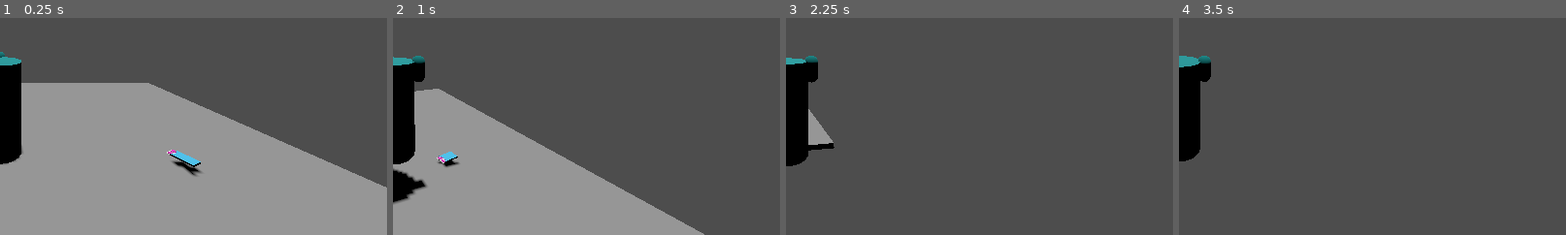
Above: before the commit, frames 1-4 (left to right).
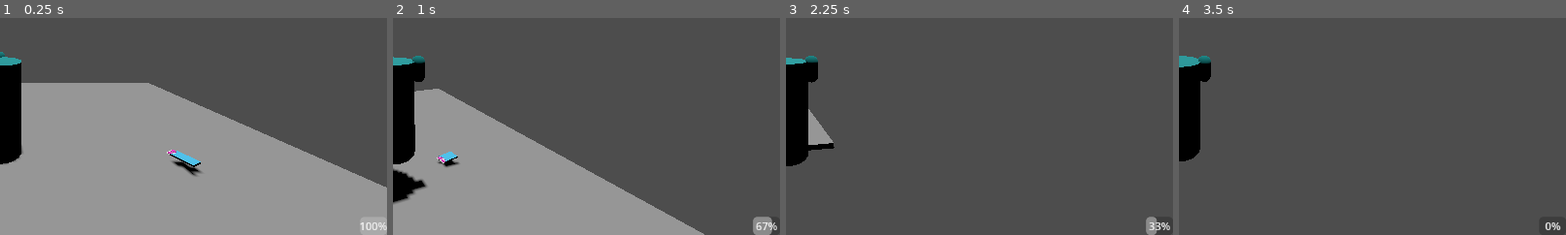
Above: after the commit, the same moments.

Repository: audreyssu/GGJ-2025-BubblegumPlatformer
Game: Godot game, scene res://scenes/world_root.tscn
The game is run twice, just before and just after one commit, with the same random seed, the same clock (stepped at 60 frames per second) and the same inputs.
Inputs (mouse positions are % of the whole screen's width and height, from its top left):
- Up to frame 1 (0.25 s): no input
- Up to frame 2 (1 s): move the mouse to (55, 50) at 0.52 s; hold D (p_right) from 0.53 s (still down); click (55, 50) at 0.6 s; tap Space (p_jump) at 0.77 s
- Up to frame 3 (2.25 s): move the mouse to (45, 50) at 1.27 s; release D (p_right) at 1.28 s; hold S (p_backward) 1.28-2.03 s; click (45, 50) at 1.35 s; tap Space (p_jump) at 1.52 s; move the mouse to (52, 48) at 2.02 s; hold D (p_right) from 2.03 s (still down); tap W (p_foreward) at 2.1 s
- Up to frame 4 (3.5 s): keep holding D (p_right); click (52, 48) at 2.3 s; move the mouse to (49, 52) at 2.77 s; click (49, 52) at 2.85 s; tap Space (p_jump) at 3.02 s
The pictures show only the part of the screen within x 50-100%, y 50-100%; the shares and areas given below are measured in that part.

The runs differ from the first frame. In frame 1, 0.2% of the frame differs, in the area x 92-100%, y 94-98%; in frame 2, 0.4%, in the area x 92-100%, y 91-100%; in frame 3, 0.3%; in frame 4, less than 0.1%.

Commit message:
Added Gage's UI

Diff:
--- a/bubblegamejam/scenes/bubble_counter.tscn
+++ b/bubblegamejam/scenes/bubble_counter.tscn
@@ -27,34 +27,15 @@
 layout_mode = 2
 
 [node name="Gum1" type="ProgressBar" parent="."]
-layout_mode = 2
-offset_left = 1090.0
-offset_top = 547.0
-offset_right = 1130.0
-offset_bottom = 574.0
+layout_mode = 1
+anchors_preset = 3
+anchor_left = 1.0
+anchor_top = 1.0
+anchor_right = 1.0
+anchor_bottom = 1.0
+offset_left = -40.0
+offset_top = -27.0
+grow_horizontal = 0
+grow_vertical = 0
 max_value = 1.0
-show_percentage = false
-indeterminate = true
-editor_preview_indeterminate = false
-
-[node name="Gum2" type="ProgressBar" parent="."]
-layout_mode = 2
-offset_left = 1090.0
-offset_top = 578.0
-offset_right = 1130.0
-offset_bottom = 605.0
-max_value = 1.0
-show_percentage = false
-indeterminate = true
-editor_preview_indeterminate = false
-
-[node name="Gum3" type="ProgressBar" parent="."]
-layout_mode = 2
-offset_left = 1090.0
-offset_top = 609.0
-offset_right = 1130.0
-offset_bottom = 636.0
-max_value = 1.0
-show_percentage = false
-indeterminate = true
-editor_preview_indeterminate = false
+value = 1.0
--- a/bubblegamejam/scenes/world_root.tscn
+++ b/bubblegamejam/scenes/world_root.tscn
@@ -1,8 +1,9 @@
-[gd_scene load_steps=4 format=3 uid="uid://diyvfs7cnl02p"]
+[gd_scene load_steps=5 format=3 uid="uid://diyvfs7cnl02p"]
 
 [ext_resource type="PackedScene" uid="uid://cox7oo3r722t3" path="res://scenes/test_floor.tscn" id="1_cfjnq"]
 [ext_resource type="PackedScene" uid="uid://cv3ijnrb4x4bh" path="res://scenes/player.tscn" id="2_i2nx8"]
 [ext_resource type="PackedScene" uid="uid://bqoo6e3w2stvg" path="res://scenes/gum_packet.tscn" id="3_jys0l"]
+[ext_resource type="PackedScene" uid="uid://mrgknucoe2tv" path="res://scenes/bubble_counter.tscn" id="4_8co3c"]
 
 [node name="worldRoot" type="Node3D"]
 
@@ -18,3 +19,7 @@
 
 [node name="gumPacket" parent="." instance=ExtResource("3_jys0l")]
 transform = Transform3D(1, 0, 0, 0, 1, 0, 0, 0, 1, 1.62942, 0.205854, 0.792045)
+
+[node name="Bubble_Counter" parent="." instance=ExtResource("4_8co3c")]
+
+[connection signal="numBubblesChanged" from="player" to="Bubble_Counter" method="_on_player_num_bubbles_changed"]
--- a/bubblegamejam/scripts/bubble_counter.gd
+++ b/bubblegamejam/scripts/bubble_counter.gd
@@ -1,11 +1,20 @@
 extends Control
+@onready var gum_bar = $Gum1
 
-
+var gum_remaining = 1
 # Called when the node enters the scene tree for the first time.
 func _ready() -> void:
-	pass # Replace with function body.
-
+	gum_bar.value = gum_remaining
 
 # Called every frame. 'delta' is the elapsed time since the previous frame.
 func _process(delta: float) -> void:
 	pass
+
+func _on_player_num_bubbles_changed(value: Variant) -> void:
+	if Input.is_action_just_pressed("p_blowbubble"):
+		gum_remaining -= .334
+		gum_bar.value = gum_remaining
+
+	else:
+		gum_remaining += .334
+		gum_bar.value = gum_remaining
--- a/bubblegamejam/scripts/player.gd
+++ b/bubblegamejam/scripts/player.gd
@@ -10,7 +10,6 @@
 var jumpSound = preload("res://assets/sounds/Bounce!.mp3")
 
 signal numBubblesChanged(value)
-signal playerNeeded(player)
 
 func _init() -> void:
 	Input.set_mouse_mode(Input.MOUSE_MODE_CAPTURED)
